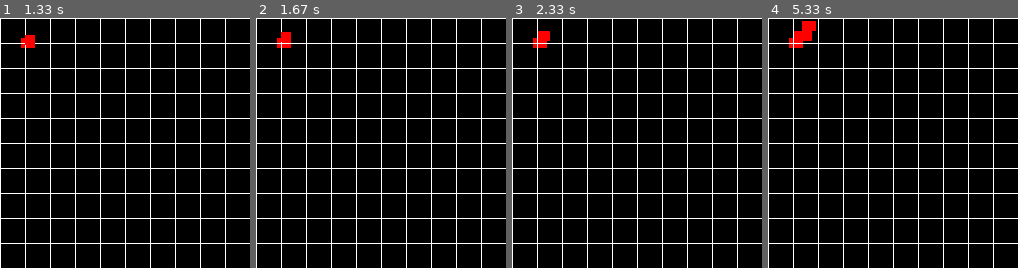
Above: before the commit, frames 1-4 (left to right).
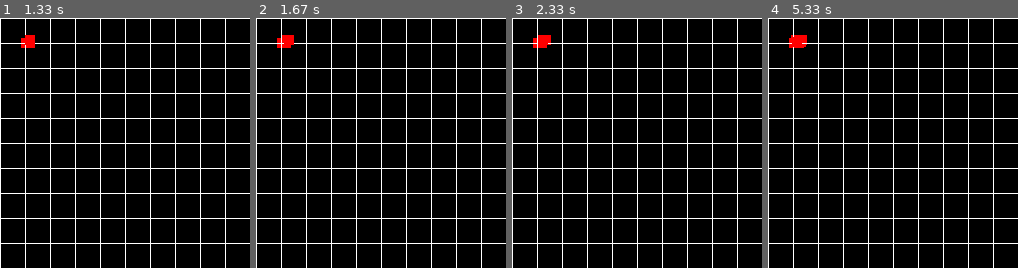
Above: after the commit, the same moments.

Repository: Jakub93-vim/PyGame
Game: pygame game, started from SnakeGame.py
Same seed, same stepped clock (60 frames per second), same inputs: the game is played once before the commit and once after it.
Inputs:
- Up to frame 1 (1.33 s): hold Right 0.33-0.8 s; hold Up 0.83-1.3 s
- Up to frame 2 (1.67 s): hold Right from 1.33 s (still down)
- Up to frame 3 (2.33 s): release Right at 1.8 s; hold Left from 1.83 s (still down)
- Up to frame 4 (5.33 s): release Left at 2.37 s; hold Down 2.4-2.8 s; hold Left 2.83-3.23 s; hold Up 3.27-3.67 s; hold Right 3.7-4.33 s; hold Down 4.37-4.77 s; hold Left 4.8-5.27 s; hold Right from 5.3 s (still down)
The pictures show only the part of the screen within x 0-50%, y 0-50%; the shares and areas given below are measured in that part.

Frame 1 is identical in both runs. In frame 2, 0.1% of the frame differs, in the area x 10-16%, y 5-11%; in frame 3, 0.1%; in frame 4, 0.5%, in the area x 9-20%, y 1-12%.

Commit message:
snake moving

Diff:
--- a/SnakeGame.py
+++ b/SnakeGame.py
@@ -43,11 +43,17 @@
         for key in keys:
 
             if keys[pygame.K_LEFT]:
-                c.dirnx = 1
+                c.dirnx = -1
                 c.dirny = 0
             if keys[pygame.K_UP]:
                 c.dirnx = 0
                 c.dirny = -1
+            if keys[pygame.K_DOWN]:
+                c.dirnx = 0
+                c.dirny = 1
+            if keys[pygame.K_RIGHT]:
+                c.dirnx = 1
+                c.dirny = 0
         c.move(c.dirnx,c.dirny)
 
     def draw(self, surface):
